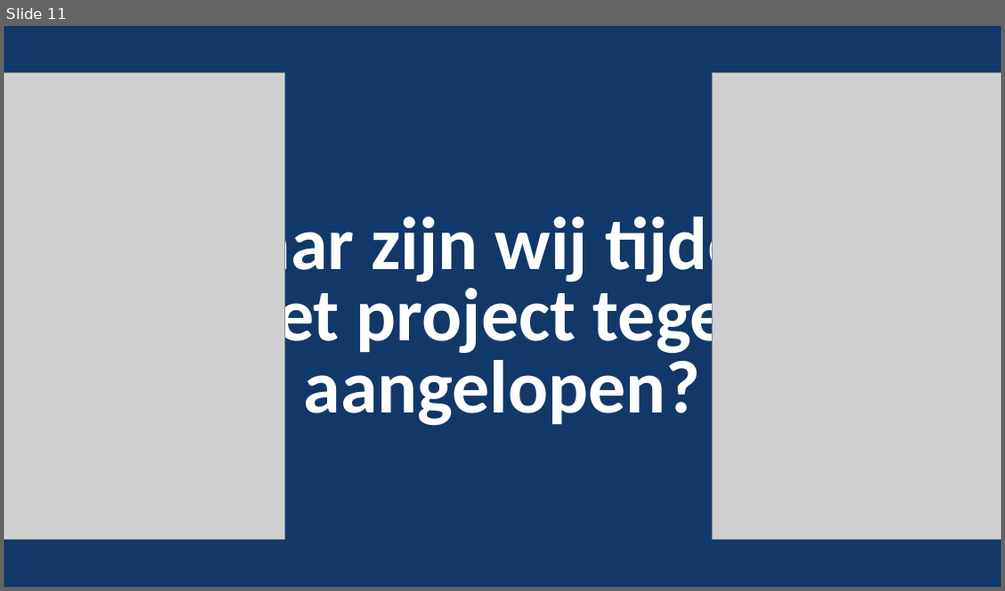
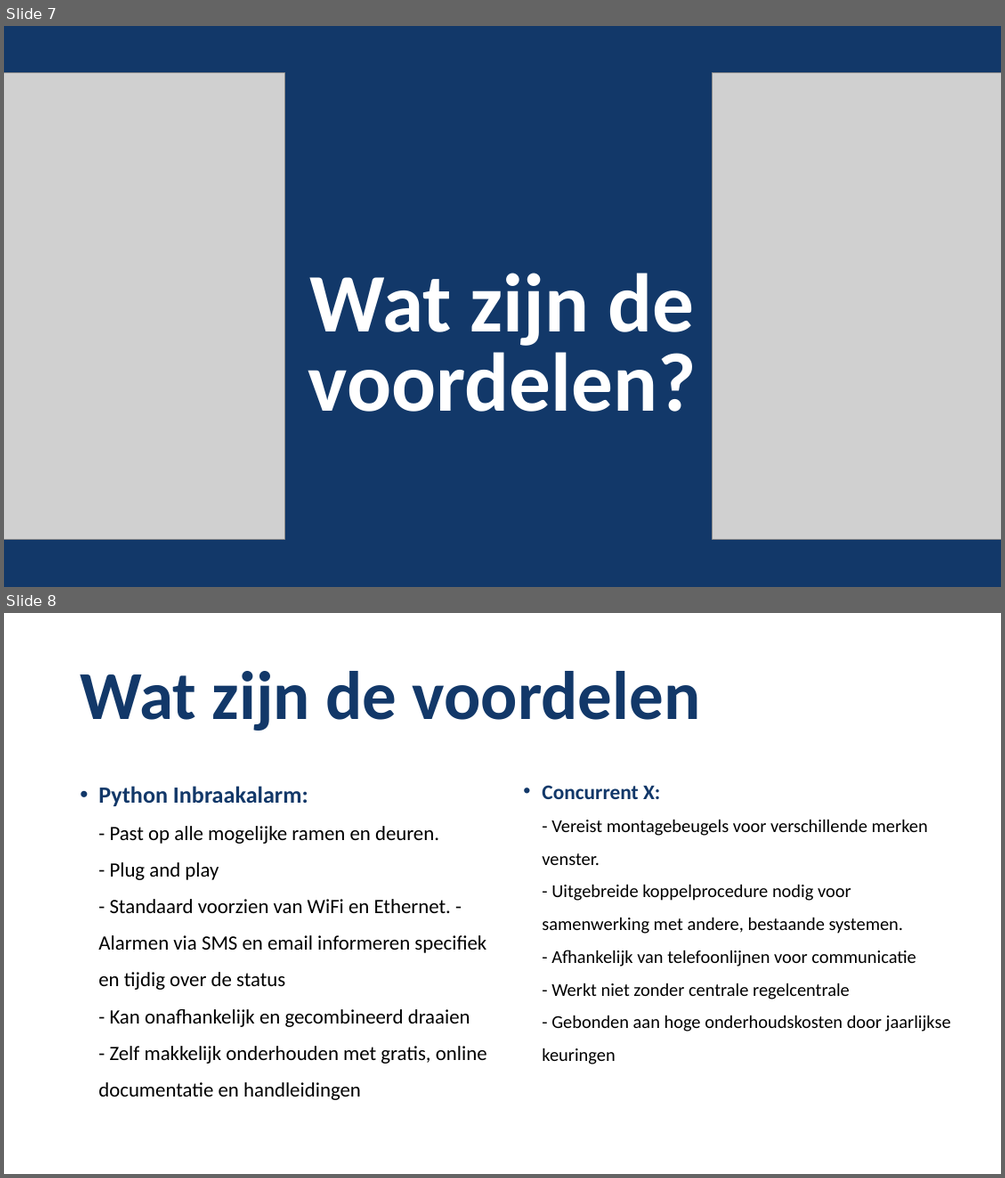
Before and after one commit to vincevannoort/miniproject-computersystems, a slide deck: presentatie/minproject-presentatie.pptx. Shown one above the other, each under a label of ours: slide 11 before the commit, slides 7 and 8 after it. The pictures are 1005x591 and 1005x1178 pixels, drawn with LibreOffice and Linux fonts; fonts in the diff are those of the drawing; grey boxes stand for pictures. Boxes give left, top, right and bottom in pixels: in the first picture for what was removed or moved away, otherwise in the second. Text is boxed around its words. In the diff, an @@ line names an element or a change of style, - is before the commit and + after.

Commit message:
Verkoop pitch
Presentatie voor de verkoop van het alarm

```diff
--- a/presentatie/minproject-presentatie.pptx
+++ b/presentatie/minproject-presentatie.pptx
@@ slide 8 added at (4,613,1001,1174), background #FFFFFF @@
@@ title added at (80,671,701,730), 66 pt, text #123869, bold @@
+Wat zijn de voordelen
@@ text added at (98,786,487,1100), 19.6 pt, text #000000 @@
+• Python Inbraakalarm:
+  - Past op alle mogelijke ramen en deuren.
+  - Plug and play
+  - Standaard voorzien van WiFi en Ethernet. - Alarmen via SMS en email informeren specifiek en tijdig over de status
+  - Kan onafhankelijk en gecombineerd draaien
+  - Zelf makkelijk onderhouden met gratis, online documentatie en handleidingen
@@ text added at (542,785,951,1064), 17.5 pt, text #000000 @@
+• Concurrent X:
+  - Vereist montagebeugels voor verschillende merken venster.
+  - Uitgebreide koppelprocedure nodig voor samenwerking met andere, bestaande systemen.
+  - Afhankelijk van telefoonlijnen voor communicatie
+  - Werkt niet zonder centrale regelcentrale
+  - Gebonden aan hoge onderhoudskosten door jaarlijkse keuringen
@@ what was slide 11 is now slide 7 @@
@@ slide 7 changed as well @@
@@ title at (308,273,696,411): text changed; size 72 to 80 pt @@
-Waar zijn wij tijdens het project tegen aangelopen?
+Wat zijn de voordelen?
```
Also in this commit, not shown: 3 other slides changed, 6 other slides added, 8 slides removed.
